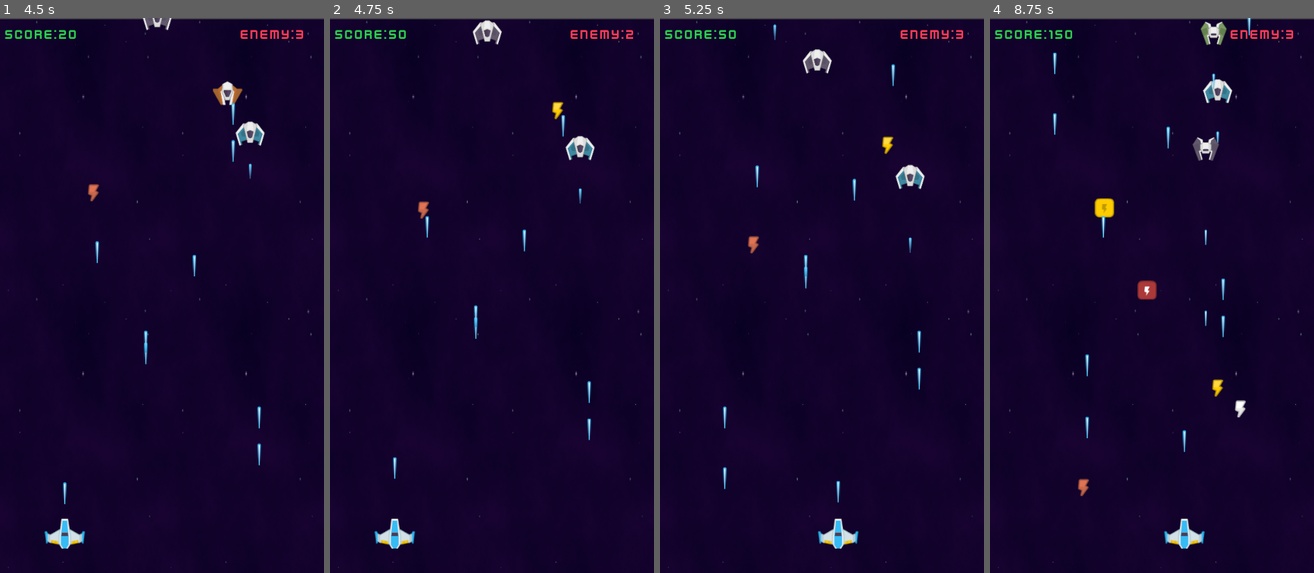
Above: before the commit, frames 1-4 (left to right).
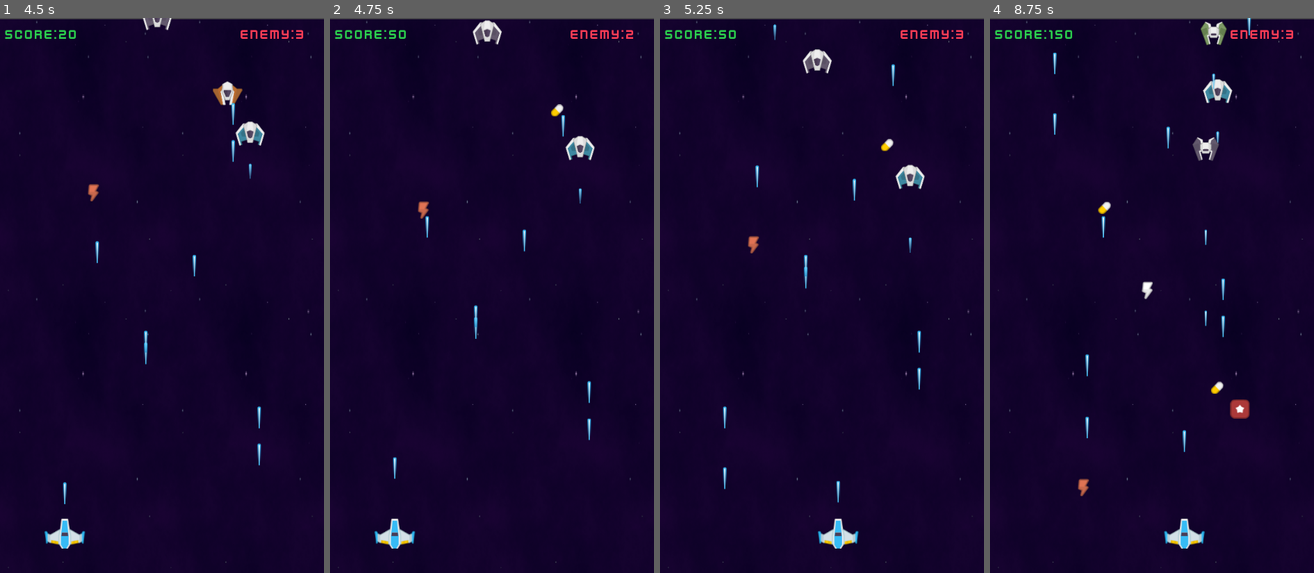
Above: after the commit, the same moments.

Repository: lzhphantom/SpaceGame
Game: Godot game, scene res://main.tscn
The game is run twice, just before and just after one commit, with the same random seed, the same clock (stepped at 60 frames per second) and the same inputs.
Inputs (mouse positions are in pixels of both pictures, inside the frame that each line leads up to):
- Up to frame 1 (4.5 s): tap Enter (ui_accept) at 0.5, 0.77, 1.52, 3.02, 3.77 s; move the mouse to (233, 267) at 0.52 s; click (233, 267) at 0.6 s; move the mouse to (97, 323) at 1.27 s; click (97, 323) at 1.35 s; move the mouse to (194, 173) at 2.02 s; click (194, 173) at 2.1 s; move the mouse to (145, 406) at 2.77 s; click (145, 406) at 2.85 s; move the mouse to (259, 378) at 3.52 s; click (259, 378) at 3.6 s; move the mouse to (64, 212) at 4.27 s; click (64, 212) at 4.35 s
- Up to frame 2 (4.75 s): tap Enter (ui_accept) at 4.52 s
- Up to frame 3 (5.25 s): move the mouse to (838, 295) at 5.02 s; click (838, 295) at 5.1 s
- Up to frame 4 (8.75 s): move the mouse to (1103, 156) at 5.77 s; click (1103, 156) at 5.85 s; tap Enter (ui_accept) at 6.02, 6.77, 7.52 s; move the mouse to (1223, 267) at 6.52 s; click (1223, 267) at 6.6 s; move the mouse to (1087, 323) at 7.27 s; click (1087, 323) at 7.35 s; move the mouse to (1184, 173) at 8.02 s; click (1184, 173) at 8.1 s

Frame 1 is identical in both runs. In frame 2, less than 0.1% of the frame differs, in the area x 68-73%, y 15-19%; in frame 3, less than 0.1%; in frame 4, 0.7%, in the area x 32-81%, y 32-73%.

Commit message:
添加积分道具

Diff:
--- /dev/null
+++ b/scenes/upgrade/star_score.tscn
@@ -0,0 +1,20 @@
+[gd_scene load_steps=4 format=3 uid="uid://1tfn8idt2irf"]
+
+[ext_resource type="Texture2D" uid="uid://804jjva0dqtp" path="res://assets/PNG/Power-ups/powerupBlue_star.png" id="1_ayrxc"]
+[ext_resource type="Script" path="res://scripts/upgrade/star_score.gd" id="1_cm4c7"]
+
+[sub_resource type="RectangleShape2D" id="RectangleShape2D_iecmf"]
+size = Vector2(33, 32)
+
+[node name="StarScore" type="Area2D"]
+script = ExtResource("1_cm4c7")
+direction = 1
+
+[node name="Sprite2D" type="Sprite2D" parent="."]
+texture = ExtResource("1_ayrxc")
+
+[node name="CollisionShape2D" type="CollisionShape2D" parent="."]
+position = Vector2(-0.5, 0)
+shape = SubResource("RectangleShape2D_iecmf")
+
+[connection signal="area_entered" from="." to="." method="_on_area_entered"]
--- a/scripts/global/game_state.gd
+++ b/scripts/global/game_state.gd
@@ -1,6 +1,6 @@
 extends Node
 
-var score = 0
+var score:int = 0
 var is_game_over = false
 var enemy_count = 0
 
@@ -10,13 +10,13 @@
 	is_game_over = false
 	enemy_count = 0
 
-func increase_score(increase_amount) -> void:
+func increase_score(increase_amount:int) -> void:
 	score += increase_amount
 
-func reduce_enemy(number) -> void:
+func reduce_enemy(number:int) -> void:
 	enemy_count -= number
 	if enemy_count < 0 :
 		enemy_count = 0
 
-func increase_enemy(number) -> void:
+func increase_enemy(number:int) -> void:
 	enemy_count += number
--- a/scripts/global/reward_constants.gd
+++ b/scripts/global/reward_constants.gd
@@ -3,6 +3,7 @@
 enum RewardPlayer{
 #	LASER_UPGRADE,
 	ATTACK_UPGRADE,POWER_SPEED_UP,
+	STAR_SCORE,
 	HEAL,
 }
 
@@ -11,6 +12,7 @@
 	RewardPlayer.ATTACK_UPGRADE:{"tscn":preload("res://scenes/upgrade/attack_interval_upgrade.tscn"),"group":attack_interval_group},
 	RewardPlayer.HEAL:{"tscn":preload("res://scenes/upgrade/pill_heal.tscn"), "group":pill_group},
 	RewardPlayer.POWER_SPEED_UP:{"tscn":preload("res://scenes/upgrade/laser_speed_up.tscn"), "group":power_up_speed_group},
+	RewardPlayer.STAR_SCORE:{"tscn":preload("res://scenes/upgrade/star_score.tscn"), "group":power_up_star_group},
 }
 
 enum RewardLevel{
@@ -45,10 +47,10 @@
 }
 
 const power_up_star_group = {
-	RewardLevel.BLUE:{"resource":preload("res://assets/PNG/Power-ups/powerupBlue_star.png")},
-	RewardLevel.GREEN:{"resource":preload("res://assets/PNG/Power-ups/powerupGreen_star.png")},
-	RewardLevel.YELLOW:{"resource":preload("res://assets/PNG/Power-ups/powerupYellow_star.png")},
-	RewardLevel.RED:{"resource":preload("res://assets/PNG/Power-ups/powerupRed_star.png")},
+	RewardLevel.BLUE:{"resource":preload("res://assets/PNG/Power-ups/powerupBlue_star.png"),"score":50},
+	RewardLevel.GREEN:{"resource":preload("res://assets/PNG/Power-ups/powerupGreen_star.png"),"score":100},
+	RewardLevel.YELLOW:{"resource":preload("res://assets/PNG/Power-ups/powerupYellow_star.png"),"score":200},
+	RewardLevel.RED:{"resource":preload("res://assets/PNG/Power-ups/powerupRed_star.png"),"score":500},
 }
 
 enum RewardBracket{
@@ -77,7 +79,7 @@
 		if key == "resource":
 			item.set_shape(params["resource"])
 		else:
-			print_debug("before set",item[key])
+#			print_debug("before set",item[key])
 			item[key] = params[key]
-			print_debug("after set",item[key])
+#			print_debug("after set",item[key])
 	return item
--- /dev/null
+++ b/scripts/upgrade/star_score.gd
@@ -0,0 +1,23 @@
+extends Area2D
+
+@export var score:int = 50
+@export var speed: float = 120
+@export var direction: FlyDirectionComponent.FlightDirection
+var fly_direction: FlyDirectionComponent
+
+func _ready():
+	self.fly_direction = FlyDirectionComponent.new(speed,direction)
+	self.add_child(self.fly_direction)
+
+
+func _process(delta):
+	self.fly_direction.move(delta)
+
+
+func _on_area_entered(other_area):
+	if other_area is Player:
+		GameState.increase_score(self.score)
+		self.queue_free()
+
+func set_shape(resource: Resource) -> void:
+	$Sprite2D.set_texture(resource)
